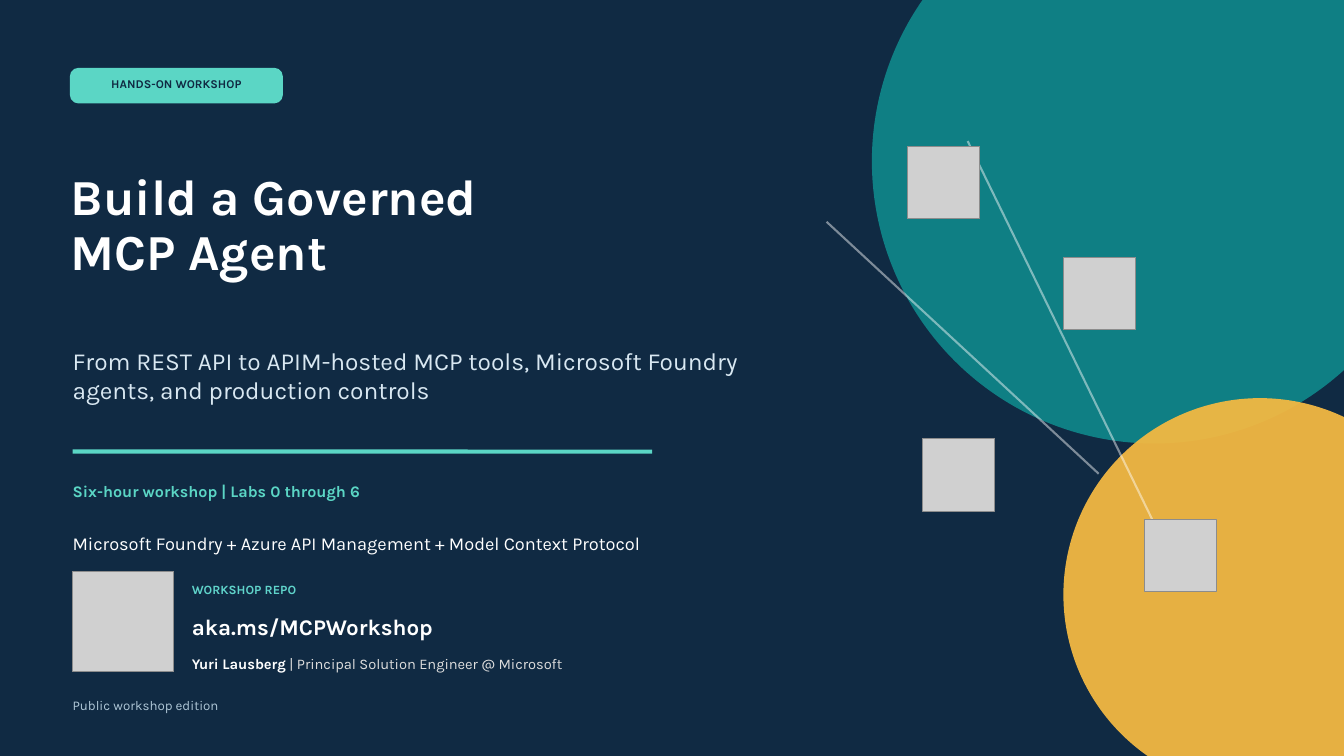
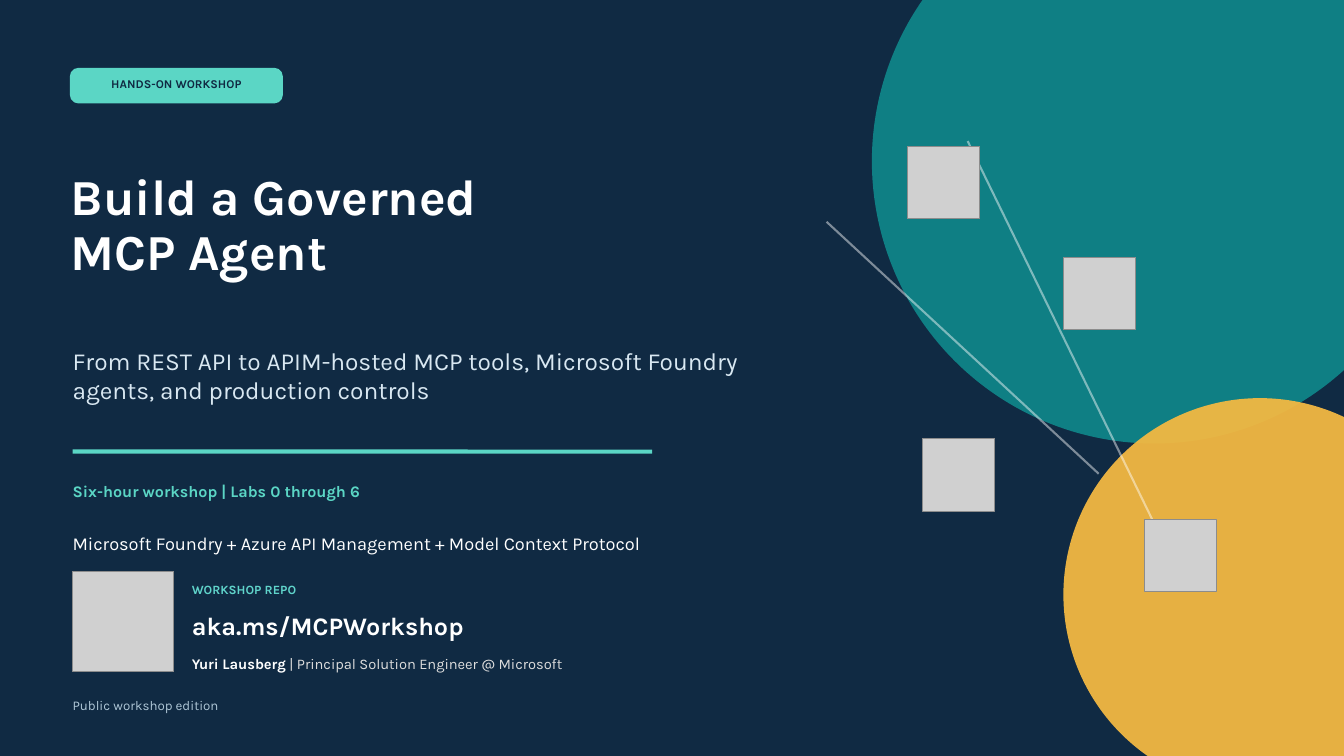
Before and after one commit to yurilausberg/foundry-apim-mcp-workshop, a slide deck: slide 1 of docs/foundry-apim-mcp-workshop.pptx. Drawn at 1344x756 pixels with LibreOffice and Linux fonts; fonts in the diff are those of the drawing; grey boxes stand for pictures. Boxes give left, top, right and bottom in pixels: in the first picture for what was removed or moved away, otherwise in the second. Text is boxed around its words. In the diff, an @@ line names an element or a change of style, - is before the commit and + after.

```diff
--- a/docs/foundry-apim-mcp-workshop.pptx
+++ b/docs/foundry-apim-mcp-workshop.pptx
@@ text "aka.ms/MCPWorkshop" at box(192, 616, 464, 641): size 16 to 18 pt @@
```
